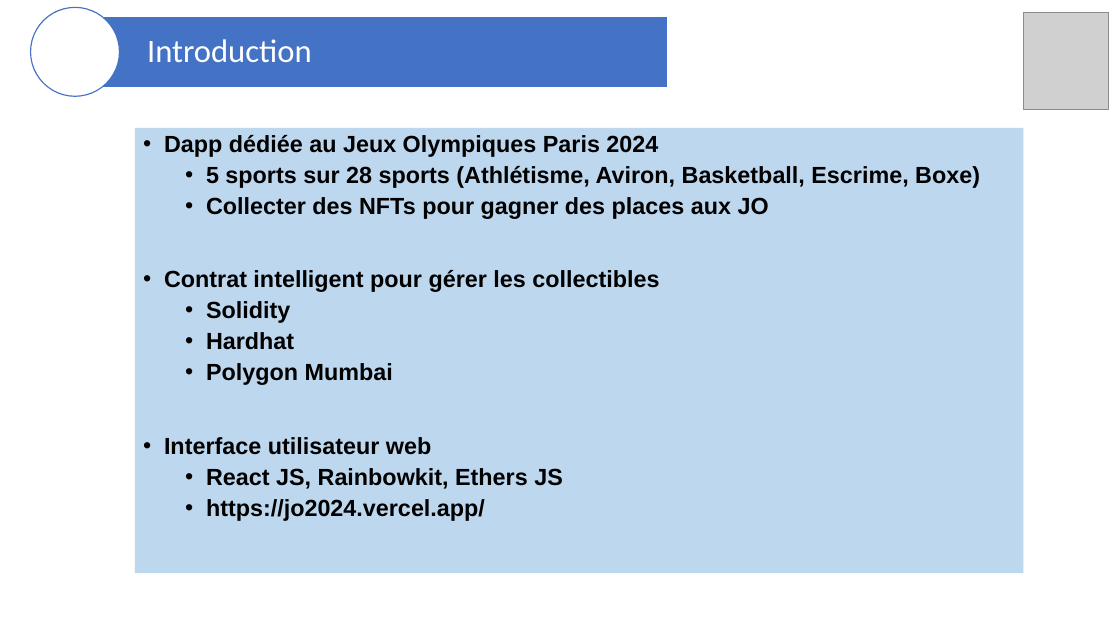
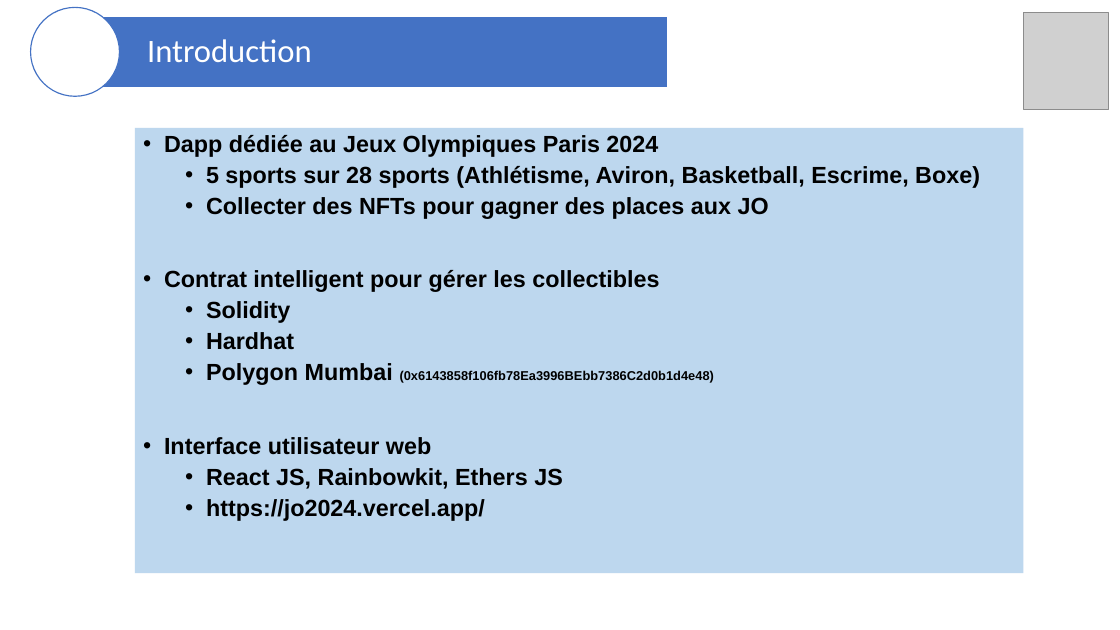
Before and after one commit to blockchainFormationAcadee/chapitre-vi-ft-franck38410, a slide deck: slide 3 of Presentation_JO2024.pptx. Drawn at 1120x630 pixels with LibreOffice and Linux fonts; fonts in the diff are those of the drawing; grey boxes stand for pictures. Boxes give left, top, right and bottom in pixels: in the first picture for what was removed or moved away, otherwise in the second. Text is boxed around its words. In the diff, an @@ line names an element or a change of style, - is before the commit and + after.

Commit message:
Version de démo address du contrat 0x6143858f106fb78Ea3996BEbb7386C2d0b1d4e48

```diff
--- a/Presentation_JO2024.pptx
+++ b/Presentation_JO2024.pptx
@@ text in rectangle at <box>206,363,714,385</box>: text changed; size 20 to 11 pt @@
-  • Polygon Mumbai
+  • Polygon Mumbai (0x6143858f106fb78Ea3996BEbb7386C2d0b1d4e48)
```
Also in this commit, not shown: 6 other slides changed, 1 slide added, 5 slides removed, 2 other files.
